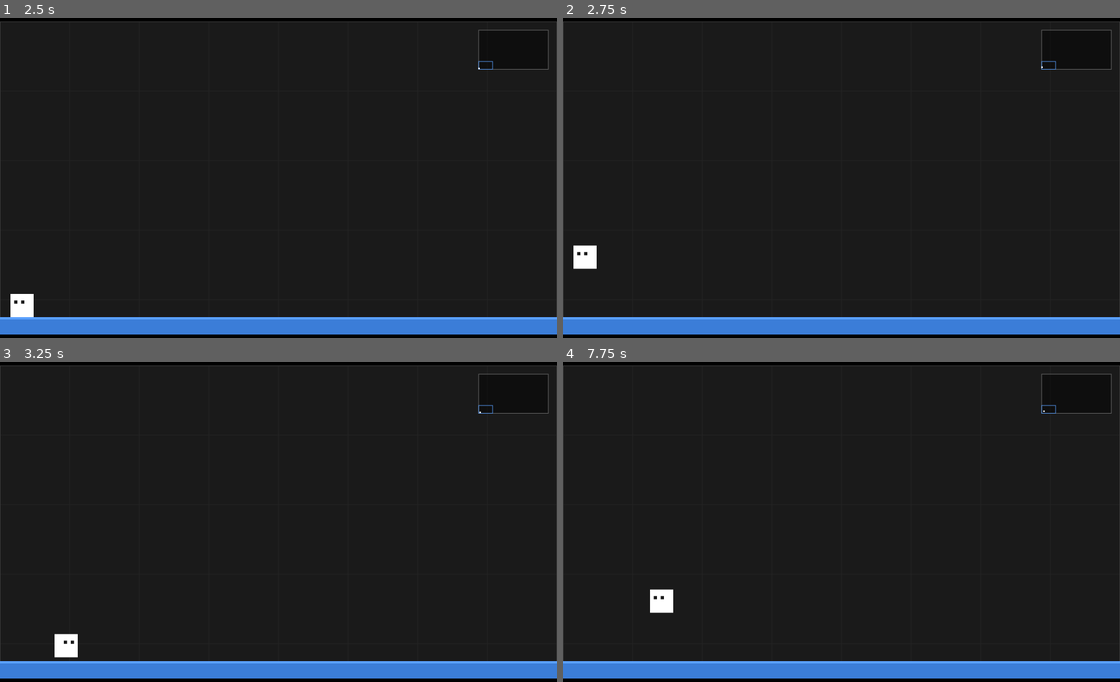
Above: before the commit, frames 1-4 (two rows, left to right).
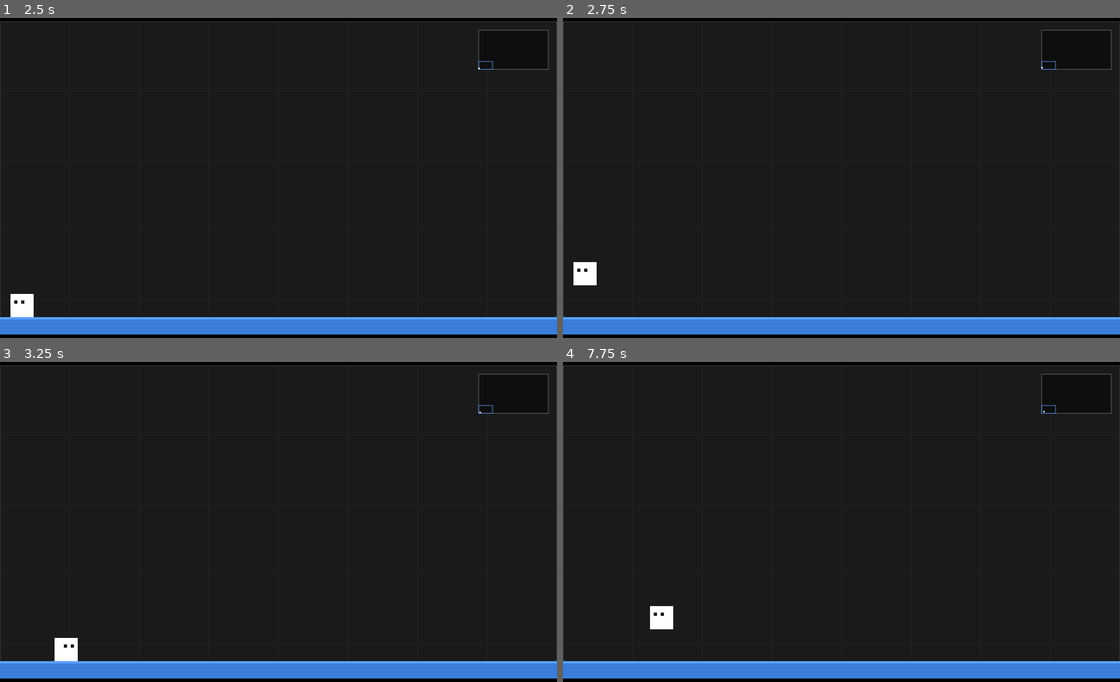
Above: after the commit, the same moments.

Repository: oleg-ryzhov/game-off-2026-shift
Game: browser game, page index.html
Two runs of this game, one before a commit and one after it. Both use one fixed random seed, a clock stepped at 60 frames per second and the inputs below.
Inputs:
- Up to frame 1 (2.5 s): hold Right 1.03-1.53 s; hold Down 1.58-1.85 s; hold Left 1.9-2.47 s
- Up to frame 2 (2.75 s): tap Space at 2.52 s; hold Up from 2.52 s (still down)
- Up to frame 3 (3.25 s): release Up at 2.82 s; hold Right from 2.87 s (still down)
- Up to frame 4 (7.75 s): release Right at 3.53 s; hold Up 3.58-3.82 s; hold Left 3.87-4.3 s; hold Down 4.35-4.68 s; hold Right 4.73-5.23 s; hold Down 5.28-5.55 s; hold Left 5.6-6.17 s; hold Up 6.22-6.52 s; hold Right 6.57-7.23 s; hold Up 7.28-7.52 s; tap Space at 7.52 s; hold Left from 7.57 s (still down)

Frame 1 is identical in both runs. In frame 2, 0.4% of the frame differs, in the area x 1-87%, y 15-84%; in frame 3, 0.1%; in frame 4, 0.4%.

Commit message:
Refactor comments and update jump logic

Diff:
--- a/game.js
+++ b/game.js
@@ -1,4 +1,4 @@
-/* ====== VIEW CONSTANTS ====== */
+// ====== VIEW CONSTANTS ======
 const SCREEN_WIDTH  = 1920;
 const SCREEN_HEIGHT = 1080;
 const WORLD_SCREENS_X = 5;
@@ -9,15 +9,16 @@
 const VIEW_WIDTH  = SCREEN_WIDTH;
 const VIEW_HEIGHT = SCREEN_HEIGHT;
 
-const tickLength = 20; // 50 tps
-
-/* ====== PHYSICS CONSTANTS ====== */
+const tickLength = 20; // 50 TPS
+
+// ====== PHYSICS CONSTANTS ======
 const GRAVITY = 0.9;
 const MAX_FALL_SPEED = 40;
 const MOVE_SPEED = 8;
-const JUMP_SPEED = 30;
-
-/* ====== GAME STATE ====== */
+const JUMP_HEIGHT = 125;
+const JUMP_VELOCITY = Math.sqrt(2 * GRAVITY * JUMP_HEIGHT);
+
+// ====== GAME STATE ======
 let frameAccumulator = 0;
 let lastTimestamp = 0;
 let playerObj;
@@ -26,7 +27,7 @@
 
 const keys = { w: false, a: false, s: false, d: false, space: false, p: false };
 
-/* ====== HELPER FUNCTIONS ====== */
+// ====== HELPER FUNCTIONS ======
 function clamp(v, lo, hi) {
     return Math.max(lo, Math.min(v, hi));
 }
@@ -38,7 +39,7 @@
            a.y + a.height > b.y;
 }
 
-/* ====== LEVEL ====== */
+// ====== LEVEL ======
 const platforms = [];
 const GROUND_HEIGHT = 60;
 
@@ -65,12 +66,10 @@
         this.speed = MOVE_SPEED;
 
         this.onGround = false;
-        this.jumpHeld = false;   // is the jump key still down from this jump?
-        this.jumpCut  = false;   // has the short-hop already been applied?
         this.facing   = 1;
     }
 
-    // ====== UPDATE PLAYER ======
+    // ------ Update Player ------
     update() {
         // ------ Horizontal Input ------
         let dir = 0;
@@ -81,20 +80,10 @@
         if (dir !== 0) this.facing = dir;
 
         // ------ Jump Logic ------
-        if (keys.space) {
-            if (this.onGround && !this.jumpHeld) {
-                this.velY     = -JUMP_SPEED;
-                this.onGround = false;
-                this.jumpCut  = false;
-            }
-            this.jumpHeld = true;
-        } else {
-            this.jumpHeld = false;
-            // Short hop: releasing the key early clips the jump once.
-            if (this.velY < 0 && !this.jumpCut) {
-                this.velY *= 0.5;
-                this.jumpCut = true;
-            }
+        // Holding space allows for continuous bunny hopping at a fixed height
+        if (keys.space && this.onGround) {
+            this.velY     = -JUMP_VELOCITY;
+            this.onGround = false;
         }
 
         // ------ Gravity Engine ------
@@ -112,20 +101,20 @@
         this.y = clamp(this.y, 0, WORLD_HEIGHT - this.height);
     }
 
-    // ====== COLLISION ENGINE ======
+    // ------ Collision Engine ------
     collide(axis) {
         for (const p of platforms) {
             if (!isColliding(this, p)) continue;
 
-            if (axis === 0) {                       // horizontal
+            if (axis === 0) {                       // Horizontal
                 if (this.velX > 0)      this.x = p.x - this.width;
                 else if (this.velX < 0) this.x = p.x + p.width;
                 this.velX = 0;
-            } else {                                // vertical
-                if (this.velY > 0) {                // falling -> landed
+            } else {                                // Vertical
+                if (this.velY > 0) {                // Falling -> landed
                     this.y = p.y - this.height;
                     this.onGround = true;
-                } else if (this.velY < 0) {         // rising -> bonk
+                } else if (this.velY < 0) {         // Rising -> bonk
                     this.y = p.y + p.height;
                 }
                 this.velY = 0;
@@ -133,12 +122,12 @@
         }
     }
 
-    // ====== DRAW PLAYER ======
+    // ------ Draw Player ------
     draw(ctx) {
         ctx.fillStyle = "#ffffff";
         ctx.fillRect(this.x, this.y, this.width, this.height);
 
-        // little eyes so you can tell which way you're facing
+        // Little eyes so you can tell which way you're facing
         const eyeSize = this.width * 0.14;
         const eyeY    = this.y + this.height * 0.28;
         const cx      = this.x + this.width / 2 + this.facing * this.width * 0.12;
@@ -149,7 +138,7 @@
     }
 }
 
-/* ====== CAMERA ====== */
+// ====== CAMERA ======
 const camera = {
     x: 0,
     y: 0,
@@ -216,7 +205,7 @@
     const ctx = gameArea.context;
     if (!ctx) return;
 
-    // --- clear the whole device-sized canvas (letterbox bars) ---
+    // Clear the whole device-sized canvas (letterbox bars)
     ctx.setTransform(1, 0, 0, 1, 0, 0);
     ctx.fillStyle = "#000000";
     ctx.fillRect(0, 0, gameArea.canvas.width, gameArea.canvas.height);
@@ -252,7 +241,7 @@
     ctx.fillStyle = "#1a1a1a";
     ctx.fillRect(camera.x, camera.y, VIEW_WIDTH, VIEW_HEIGHT);
 
-    // Subtle grid.
+    // ------ Subtle Grid ------
     const GRID = 240;
     ctx.strokeStyle = "#242424";
     ctx.lineWidth = 2;
@@ -281,7 +270,7 @@
     }
     ctx.stroke();
 
-    // Platforms (culled).
+    // ------ Platforms (Culled) ------
     for (const p of platforms) {
         if (p.x + p.width  < camera.x || p.x > viewRight)  continue;
         if (p.y + p.height < camera.y || p.y > viewBottom) continue;
@@ -299,7 +288,7 @@
 
     // Top-left HUD text has been removed.
 
-    // ---- minimap of the world ----
+    // ------ Minimap Of The World ------
     const mmW = 240;
     const mmH = 135;
     const mmX = VIEW_WIDTH  - mmW - 30;
@@ -314,7 +303,7 @@
     ctx.lineWidth = 2;
     ctx.strokeRect(mmX, mmY, mmW, mmH);
 
-    // camera window
+    // ------ Camera Window ------
     ctx.strokeStyle = "rgba(90, 160, 255, 0.9)";
     ctx.strokeRect(
         mmX + camera.x * kx,
@@ -323,7 +312,7 @@
         VIEW_HEIGHT * ky
     );
 
-    // player blip
+    // ------ Player Blip ------
     ctx.fillStyle = "#ffffff";
     ctx.fillRect(
         mmX + playerObj.x * kx - 2,
@@ -344,13 +333,13 @@
     }
 }
 
-/* ====== MAIN LOOP ====== */
+// ====== MAIN LOOP ======
 function engineLoop(currentTime) {
     let deltaTime = currentTime - lastTimestamp;
     lastTimestamp = currentTime;
 
     if (!Number.isFinite(deltaTime) || deltaTime < 0) deltaTime = 0;
-    if (deltaTime > 250) deltaTime = 250;          // tab was backgrounded
+    if (deltaTime > 250) deltaTime = 250;          // Tab was backgrounded
 
     frameAccumulator += deltaTime;
 
@@ -360,19 +349,19 @@
         frameAccumulator -= tickLength;
         steps++;
     }
-    if (steps === 10) frameAccumulator = 0;        // don't build up a debt
+    if (steps === 10) frameAccumulator = 0;        // Don't build up a debt
 
     renderGame();
     requestAnimationFrame(engineLoop);
 }
 
-/* ====== STARTUP ====== */
+// ====== STARTUP ======
 function startGame() {
     gameStarted = true;
     isPaused = false;
 
-    const spawnX = 60;                                        // bottom-left
-    const spawnY = WORLD_HEIGHT - GROUND_HEIGHT - 80;         // standing on the ground
+    const spawnX = 60;                                        // Bottom-left
+    const spawnY = WORLD_HEIGHT - GROUND_HEIGHT - 80;         // Standing on the ground
 
     playerObj = new Player(spawnX, spawnY);
     camera.follow(playerObj);
